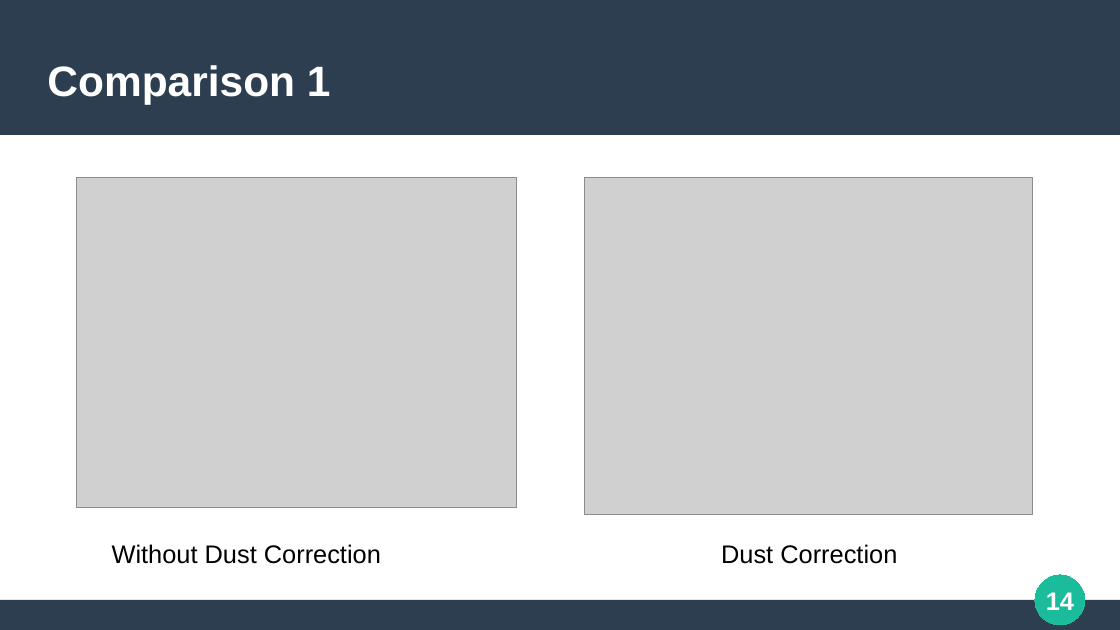
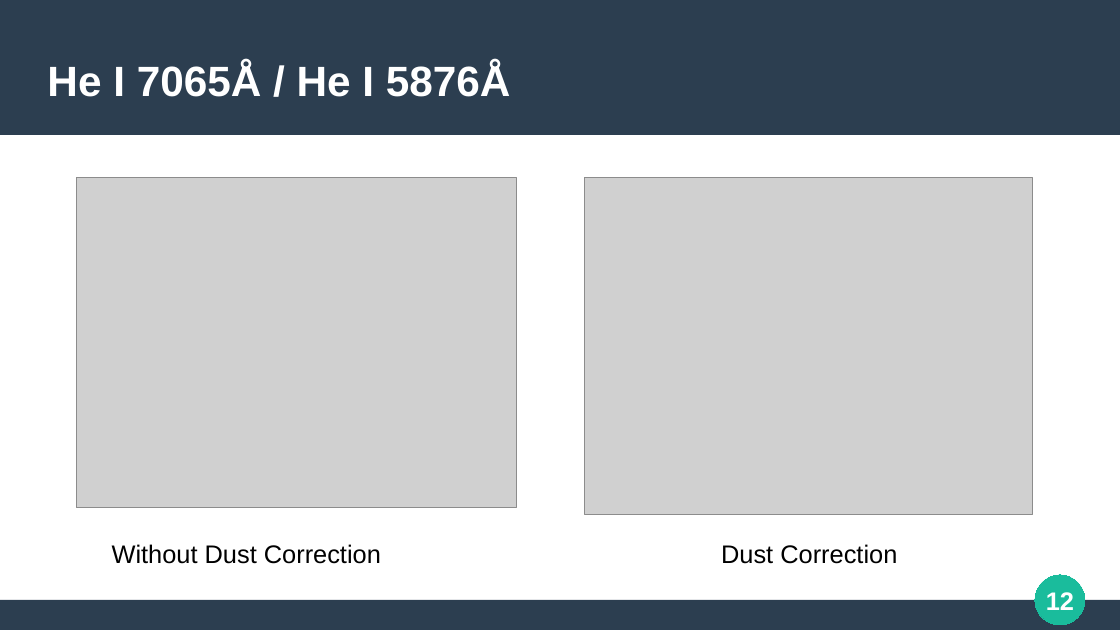
Before and after one commit to SmoolPerson/LRD-helium-analysis, a slide deck: slide 12 of media/presentation/Helium.odp (slide 14 before the commit). Drawn at 1120x630 pixels with LibreOffice and Linux fonts; fonts in the diff are those of the drawing; grey boxes stand for pictures. Boxes give left, top, right and bottom in pixels: in the first picture for what was removed or moved away, otherwise in the second. Text is boxed around its words. In the diff, an @@ line names an element or a change of style, - is before the commit and + after.

```diff
--- a/media/presentation/Helium.odp
+++ b/media/presentation/Helium.odp
@@ title at [47, 62, 511, 97]: text changed; size 30.1 to 30 pt @@
-Comparison 1
+He I 7065Å / He I 5876Å
@@ page number at [1046, 592, 1074, 610]: text changed @@
-14
+12
```
Also in this commit, not shown: 12 other slides changed, 2 slides added, 4 slides removed, 1 other file.
